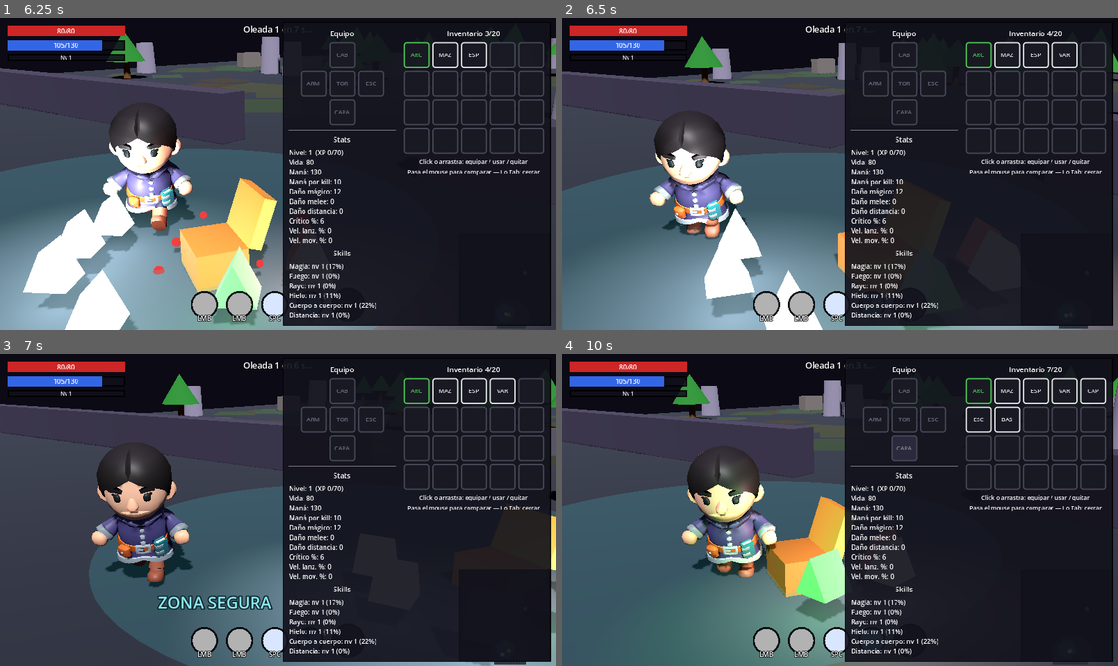
Above: before the commit, frames 1-4 (two rows, left to right).
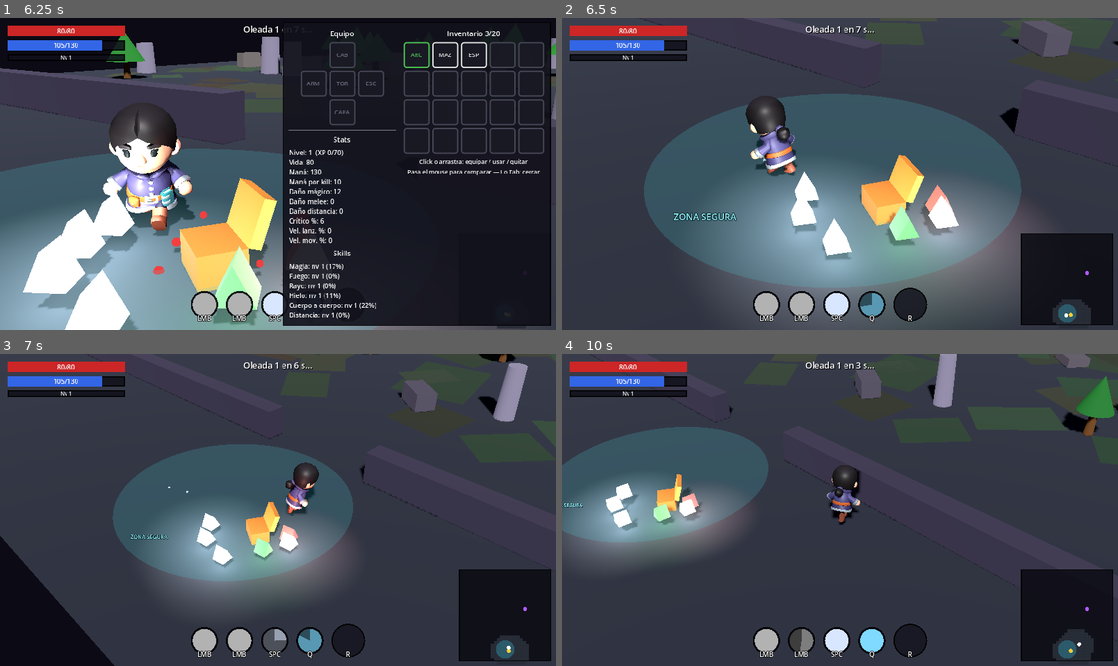
Above: after the commit, the same moments.

Repository: meatxsucks/godot-game
Game: Godot game, scene res://scenes/ui/MainMenu.tscn
Same seed, same stepped clock (60 frames per second), same inputs: the game is played once before the commit and once after it.
Inputs (mouse positions are in pixels of both pictures, inside the frame that each line leads up to):
- Up to frame 1 (6.25 s): click "Comenzar" at 0.5 s; move the mouse to (400, 158) at 1.27 s; hold D (move_right) 1.28-2 s; tap Space (ability_dash) at 1.35 s; click "Elegir" at 2 s; move the mouse to (166, 189) at 2.77 s; hold S (move_down) 2.78-3.53 s; tap Q (ability_nova) at 2.85 s; move the mouse to (333, 105) at 3.52 s; hold D (move_right) 3.53-4.28 s; tap R (ability_super) at 3.6 s; move the mouse to (250, 236) at 4.27 s; hold W (move_up) 4.28-5.03 s; click (250, 236) at 4.35 s; move the mouse to (444, 220) at 5.02 s; hold A (move_left) from 5.03 s (still down); right-click (444, 220) at 5.1 s; tap I (toggle_inventory) at 5.65 s; tap O at 5.75 s; move the mouse to (111, 127) at 5.77 s; tap E (interact) at 5.85 s
- Up to frame 2 (6.5 s): keep holding A (move_left); tap Escape (ui_cancel) at 6.4 s
- Up to frame 3 (7 s): tap O at 6.5 s; move the mouse to (305, 510) at 6.52 s; release A (move_left) at 6.53 s; hold S (move_down) from 6.53 s (still down); tap Space (ability_dash) at 6.6 s
- Up to frame 4 (10 s): tap O every 0.75 s from 7.25 to 9.5 s; move the mouse to (756, 432) at 7.27 s; release S (move_down) at 7.28 s; hold D (move_right) 7.28-8.03 s; tap Q (ability_nova) at 7.35 s; move the mouse to (962, 494) at 8.02 s; hold W (move_up) 8.03-8.78 s; tap R (ability_super) at 8.1 s; move the mouse to (728, 525) at 8.77 s; hold D (move_right) 8.78-9.53 s; click (728, 525) at 8.85 s; move the mouse to (895, 441) at 9.52 s; hold S (move_down) from 9.53 s (still down); right-click (895, 441) at 9.6 s

Frame 1 is identical in both runs. In frame 2, 76% of the frame differs, in the area x 0-100%, y 0-100%; in frame 3, 67%; in frame 4, 79%.

Commit message:
Menú de pausa (ESC)
- Panel de pausa en el HUD (mismo estilo visual que Victoria/Game Over):
  Continuar, Menú principal, Salir del juego
- ESC (ui_cancel, funciona con teclado y botón B/Select del mando) pausa
  get_tree() de verdad — todo el gameplay se congela; si el inventario
  está abierto, ESC lo cierra primero
- HUD en PROCESS_MODE_ALWAYS para seguir recibiendo input mientras el
  árbol está pausado; los botones de reintentar/menú desde cualquier
  panel despausan antes de cambiar de escena

Diff:
--- a/scenes/ui/HUD.tscn
+++ b/scenes/ui/HUD.tscn
@@ -45,7 +45,20 @@
 [sub_resource type="StyleBoxFlat" id="StyleBoxFlat_xp"]
 bg_color = Color(0.65, 0.3, 0.95, 1)
 
+[sub_resource type="StyleBoxFlat" id="StyleBoxFlat_pause"]
+content_margin_left = 24.0
+content_margin_top = 18.0
+content_margin_right = 24.0
+content_margin_bottom = 18.0
+bg_color = Color(0.05, 0.05, 0.09, 0.95)
+border_width_left = 2
+border_width_top = 2
+border_width_right = 2
+border_width_bottom = 2
+border_color = Color(0.6, 0.6, 0.78, 1)
+
 [node name="HUD" type="CanvasLayer"]
+process_mode = 3
 script = ExtResource("1_hud")
 
 [node name="Root" type="Control" parent="."]
@@ -229,6 +242,49 @@
 layout_mode = 2
 text = "Menú"
 
+[node name="Pause" type="CenterContainer" parent="Root"]
+unique_name_in_owner = true
+visible = false
+layout_mode = 1
+anchors_preset = 15
+anchor_right = 1.0
+anchor_bottom = 1.0
+
+[node name="Panel" type="PanelContainer" parent="Root/Pause"]
+layout_mode = 2
+theme_override_styles/panel = SubResource("StyleBoxFlat_pause")
+
+[node name="VBox" type="VBoxContainer" parent="Root/Pause/Panel"]
+layout_mode = 2
+theme_override_constants/separation = 12
+
+[node name="Title" type="Label" parent="Root/Pause/Panel/VBox"]
+layout_mode = 2
+theme_override_colors/font_color = Color(0.85, 0.74, 1, 1)
+theme_override_font_sizes/font_size = 24
+text = "PAUSA"
+horizontal_alignment = 1
+
+[node name="Buttons" type="HBoxContainer" parent="Root/Pause/Panel/VBox"]
+layout_mode = 2
+theme_override_constants/separation = 10
+alignment = 1
+
+[node name="BtnResume" type="Button" parent="Root/Pause/Panel/VBox/Buttons"]
+unique_name_in_owner = true
+layout_mode = 2
+text = "Continuar"
+
+[node name="BtnPauseMenu" type="Button" parent="Root/Pause/Panel/VBox/Buttons"]
+unique_name_in_owner = true
+layout_mode = 2
+text = "Menú principal"
+
+[node name="BtnPauseQuit" type="Button" parent="Root/Pause/Panel/VBox/Buttons"]
+unique_name_in_owner = true
+layout_mode = 2
+text = "Salir del juego"
+
 [node name="GameOver" type="CenterContainer" parent="Root"]
 unique_name_in_owner = true
 visible = false
--- a/scripts/ui/hud.gd
+++ b/scripts/ui/hud.gd
@@ -18,6 +18,10 @@
 @onready var victory: CenterContainer = %Victory
 @onready var btn_continue: Button = %BtnContinue
 @onready var btn_victory_menu: Button = %BtnVictoryMenu
+@onready var pause_panel: CenterContainer = %Pause
+@onready var btn_resume: Button = %BtnResume
+@onready var btn_pause_menu: Button = %BtnPauseMenu
+@onready var btn_pause_quit: Button = %BtnPauseQuit
 
 var player: Node = null
 var wave_manager: Node = null
@@ -34,6 +38,9 @@
 		wave_manager.boss_defeated.connect(_on_boss_defeated)
 	btn_continue.pressed.connect(_on_continue_pressed)
 	btn_victory_menu.pressed.connect(_on_menu_pressed)
+	btn_resume.pressed.connect(_toggle_pause)
+	btn_pause_menu.pressed.connect(_on_menu_pressed)
+	btn_pause_quit.pressed.connect(_on_pause_quit_pressed)
 
 	player = get_tree().get_first_node_in_group("player")
 	if player == null:
@@ -56,8 +63,26 @@
 	_on_xp_changed(player.stats.xp, player.stats.xp_needed(), player.stats.level)
 
 func _input(event: InputEvent) -> void:
-	if event.is_action_pressed("toggle_inventory"):
+	if event.is_action_pressed("ui_cancel"):
+		# Con el inventario abierto, ESC lo cierra primero; si ya terminó la
+		# partida (game over/victoria), esos paneles tienen sus propios botones.
+		if inventory_panel.visible:
+			_toggle_inventory()
+		elif not game_over.visible and not victory.visible:
+			_toggle_pause()
+		return
+	if event.is_action_pressed("toggle_inventory") and not pause_panel.visible:
 		_toggle_inventory()
+
+## Pausa/reanuda el juego (ESC). El HUD corre en PROCESS_MODE_ALWAYS para
+## seguir recibiendo input y poder des-pausar.
+func _toggle_pause() -> void:
+	pause_panel.visible = not pause_panel.visible
+	get_tree().paused = pause_panel.visible
+
+func _on_pause_quit_pressed() -> void:
+	get_tree().paused = false
+	get_tree().quit()
 
 ## Abre/cierra el inventario. Mientras está abierto, el player no castea
 ## (así el click en las casillas no dispara la Bola de Fuego) y la cámara
@@ -165,8 +190,10 @@
 	game_over.visible = true
 
 func _on_retry_pressed() -> void:
+	get_tree().paused = false
 	# Misma clase, arena fresca.
 	SceneManager.change_scene("res://scenes/levels/Arena.tscn")
 
 func _on_menu_pressed() -> void:
+	get_tree().paused = false
 	SceneManager.change_scene("res://scenes/ui/MainMenu.tscn")
Not shown, changed: README.md
